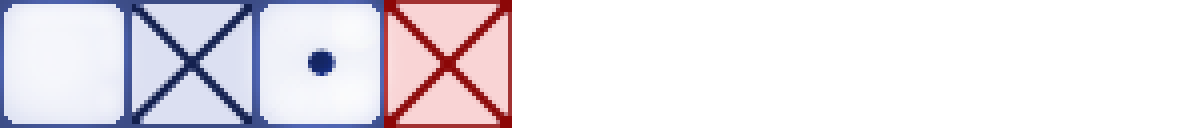
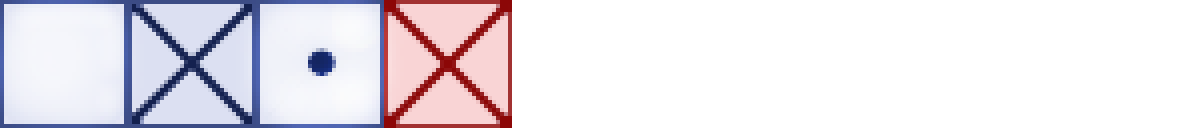
Before/after of a 1200×128 layered artwork. What changed in the layer stack:
painted on "Слой 2" over <box>4,4,380,124</box>
